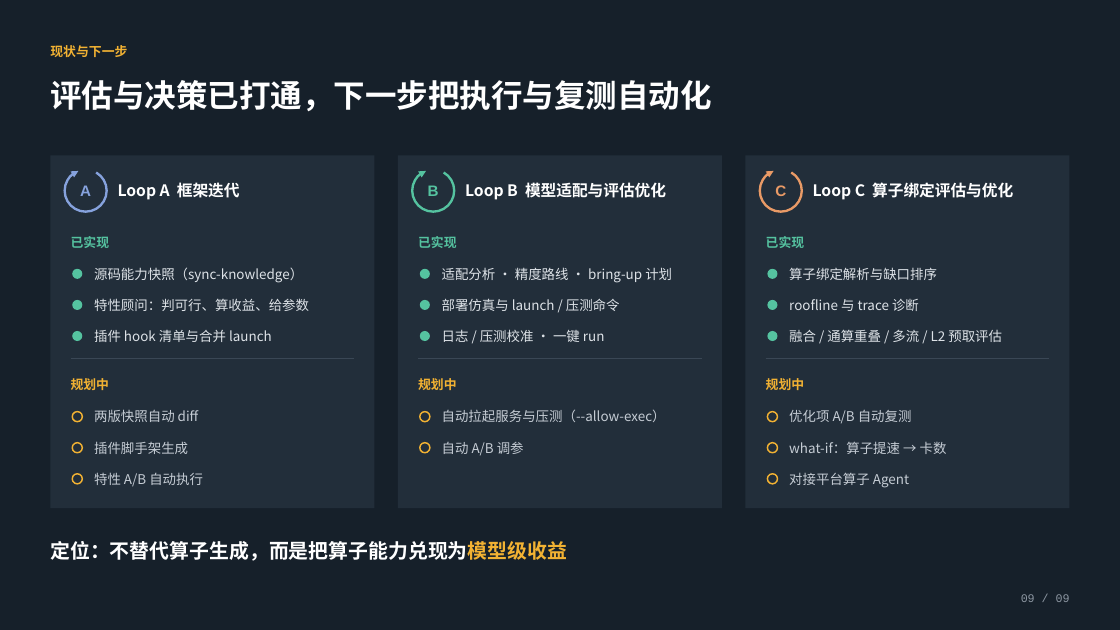
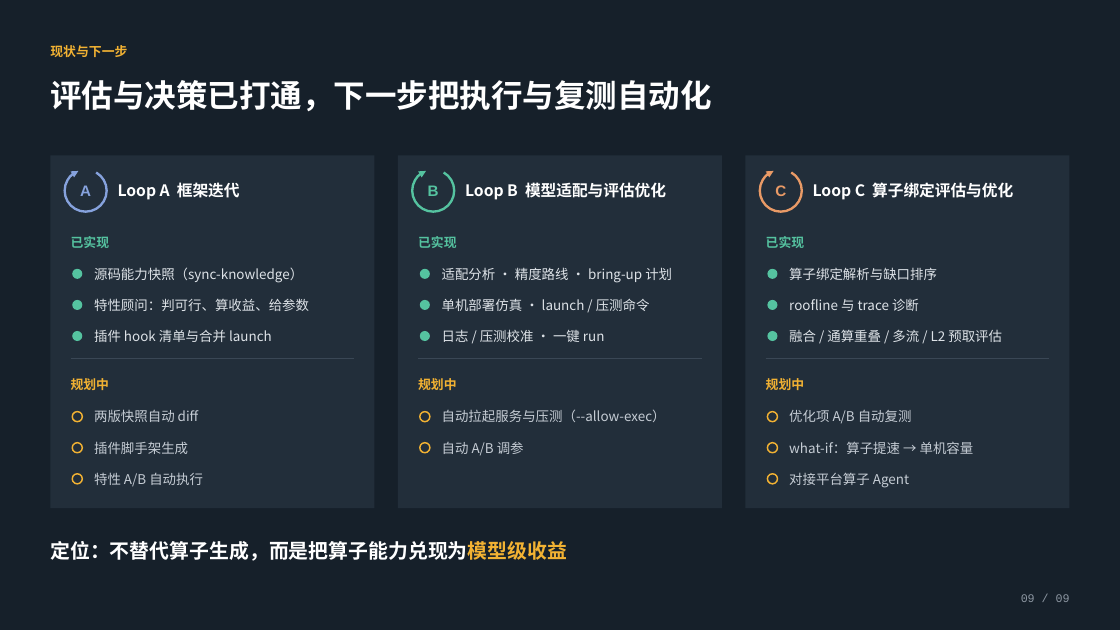
Before and after one commit to learning-sketch/sglang-maestro, a slide deck: slide 9 of slides/sglang_maestro_agent_loops.pptx. Drawn at 1120x630 pixels with LibreOffice and Linux fonts; fonts in the diff are those of the drawing. Boxes give left, top, right and bottom in pixels: in the first picture for what was removed or moved away, otherwise in the second. Text is boxed around its words. In the diff, an @@ line names an element or a change of style, - is before the commit and + after.

```diff
--- a/slides/sglang_maestro_agent_loops.pptx
+++ b/slides/sglang_maestro_agent_loops.pptx
@@ text at box(442, 298, 650, 311): text changed @@
-部署仿真与 launch / 压测命令
+单机部署仿真 · launch / 压测命令
@@ text at box(789, 441, 974, 454): text changed @@
-what-if：算子提速 → 卡数
+what-if：算子提速 → 单机容量
```
Also in this commit, not shown: 8 other slides changed.
